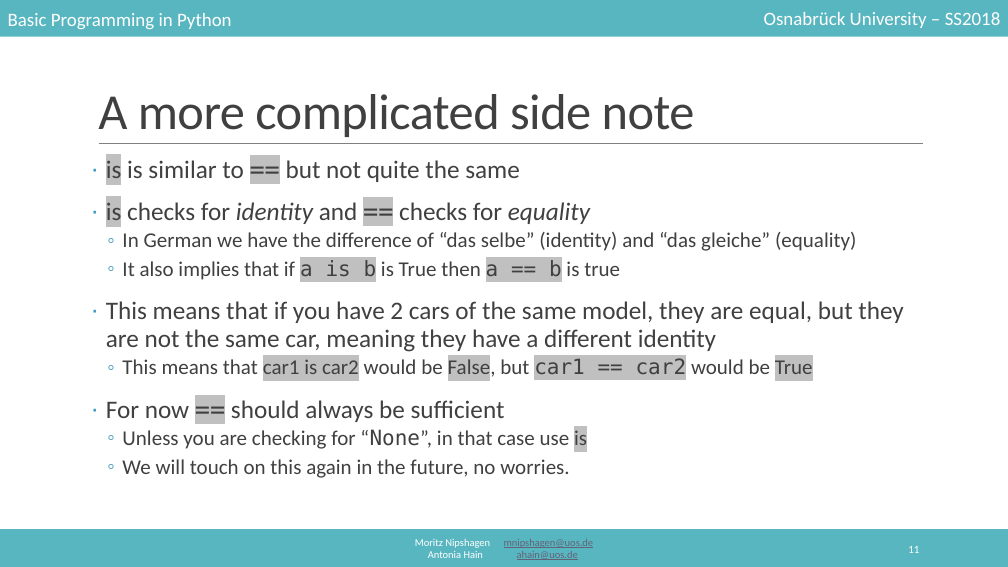
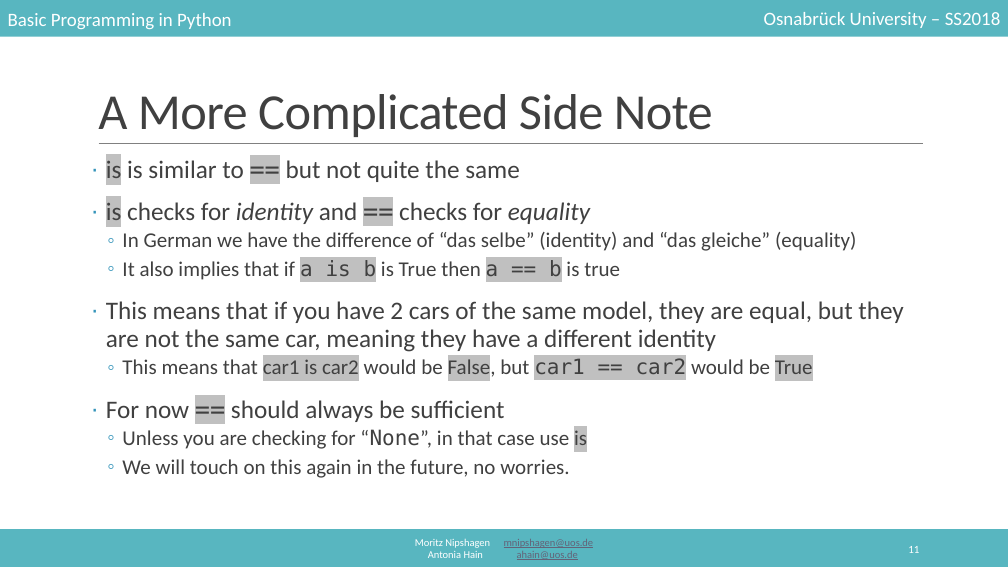
Before and after one commit to mnipshagen/monty, a slide deck: slide 11 of 2018/03/control_structures.pptx. Drawn at 1008x567 pixels with LibreOffice and Linux fonts; fonts in the diff are those of the drawing. Boxes give left, top, right and bottom in pixels: in the first picture for what was removed or moved away, otherwise in the second. Text is boxed around its words. In the diff, an @@ line names an element or a change of style, - is before the commit and + after.

```diff
--- a/2018/03/control_structures.pptx
+++ b/2018/03/control_structures.pptx
@@ title at (98, 94, 713, 137): text changed @@
-A more complicated side note
+A More Complicated Side Note
```
Also in this commit, not shown: 18 other slides changed, 6 slides added, 5 other files.
